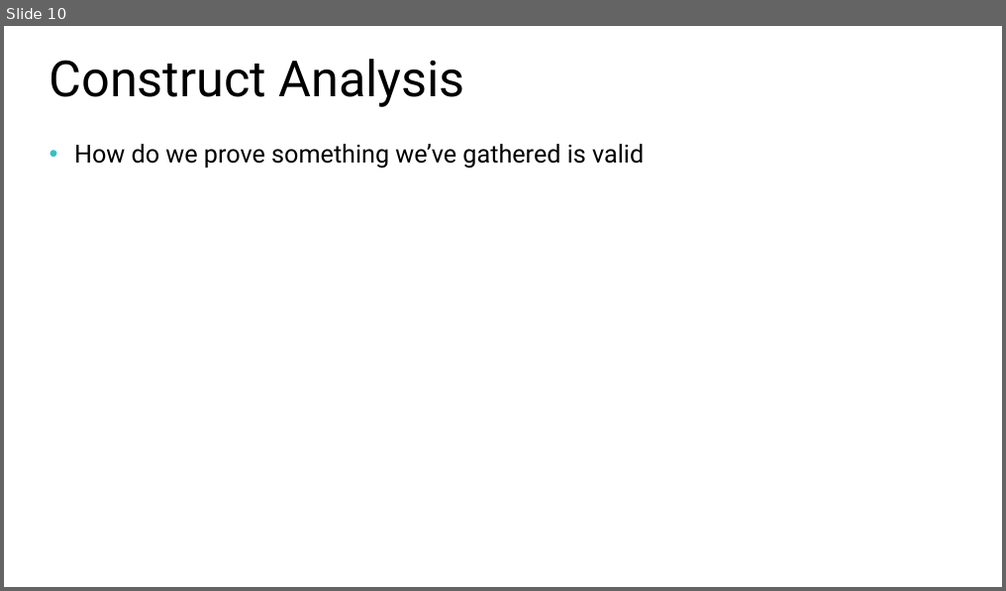
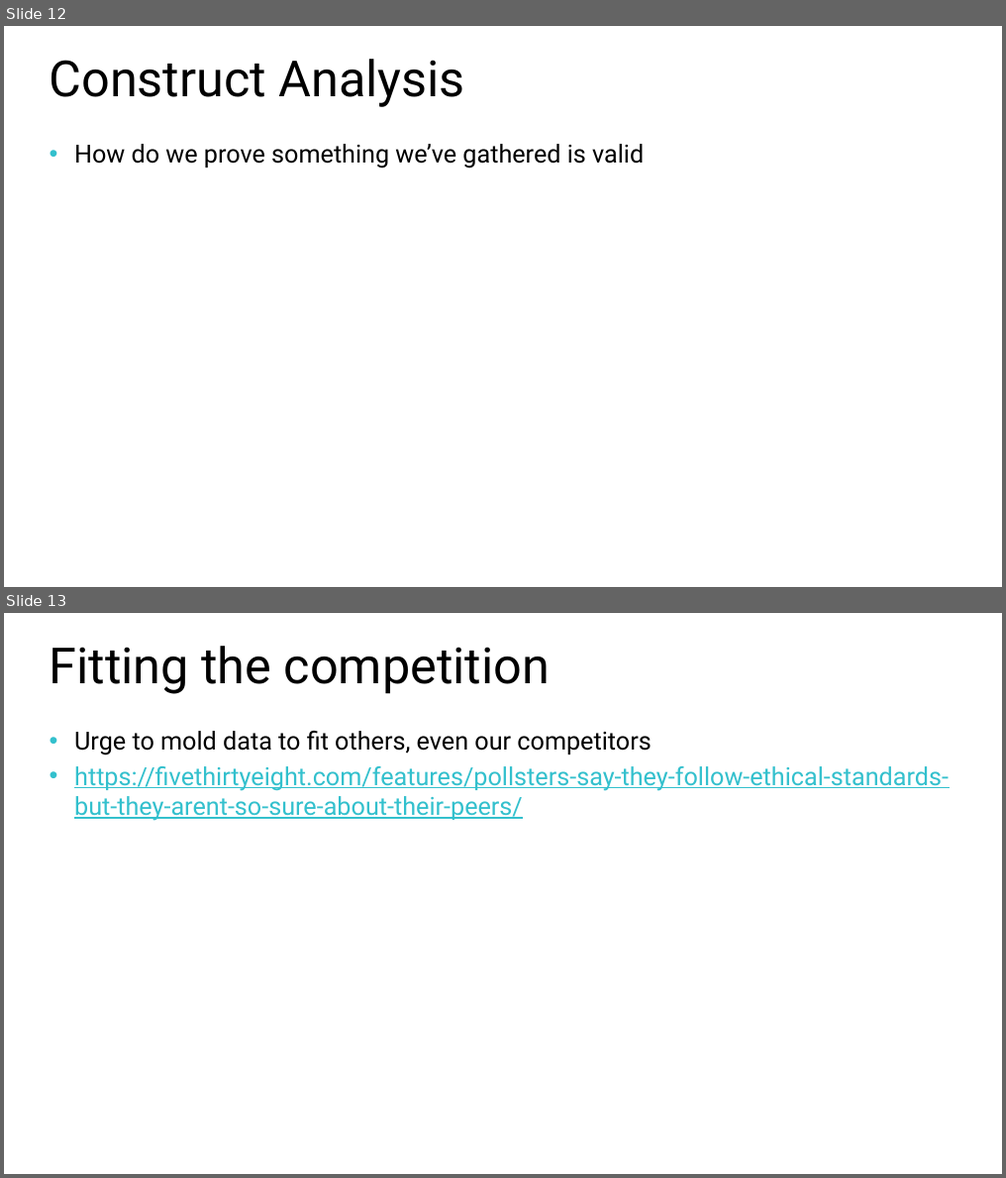
Before and after one commit to williamadba/Public-Presentations, a slide deck: SQLSat Baton Rouge BI 2020/Ethics in Modern Data.pptx. Shown one above the other, each under a label of ours: slide 10 before the commit, slides 12 and 13 after it. The pictures are 1006x591 and 1006x1178 pixels, drawn with LibreOffice and Linux fonts; fonts in the diff are those of the drawing. Boxes give left, top, right and bottom in pixels: in the first picture for what was removed or moved away, otherwise in the second. Text is boxed around its words. In the diff, an @@ line names an element or a change of style, - is before the commit and + after.

```diff
--- a/SQLSat Baton Rouge BI 2020/Ethics in Modern Data.pptx
+++ b/SQLSat Baton Rouge BI 2020/Ethics in Modern Data.pptx
@@ slide 13 added at (4,613,1002,1174), background #FFFFFF @@
@@ title added at (50,646,549,694), 36 pt, text #000000 @@
+Fitting the competition
@@ text added at (74,731,948,821), 18 pt, text #33C0CD, underline @@
+• Urge to mold data to fit others, even our competitors
+• https://fivethirtyeight.com/features/pollsters-say-they-follow-ethical-standards-but-they-arent-so-sure-about-their-peers/
@@ what was slide 10 is now slide 12 @@
```
Also in this commit, not shown: 6 other slides added, 11 slides removed.
